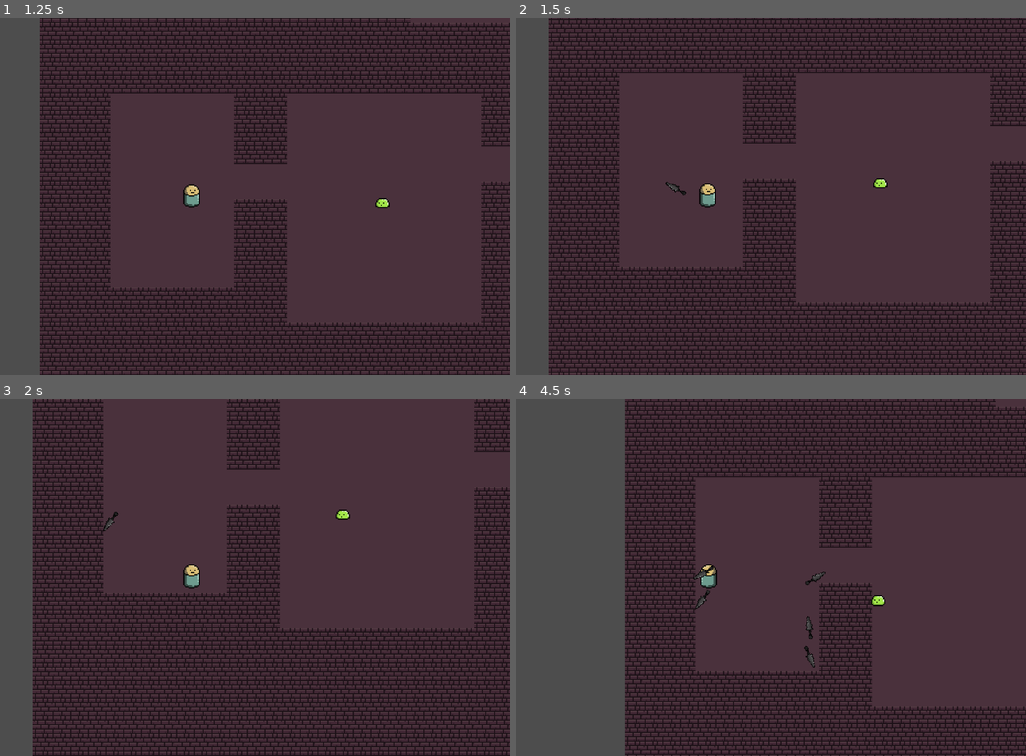
Above: before the commit, frames 1-4 (two rows, left to right).
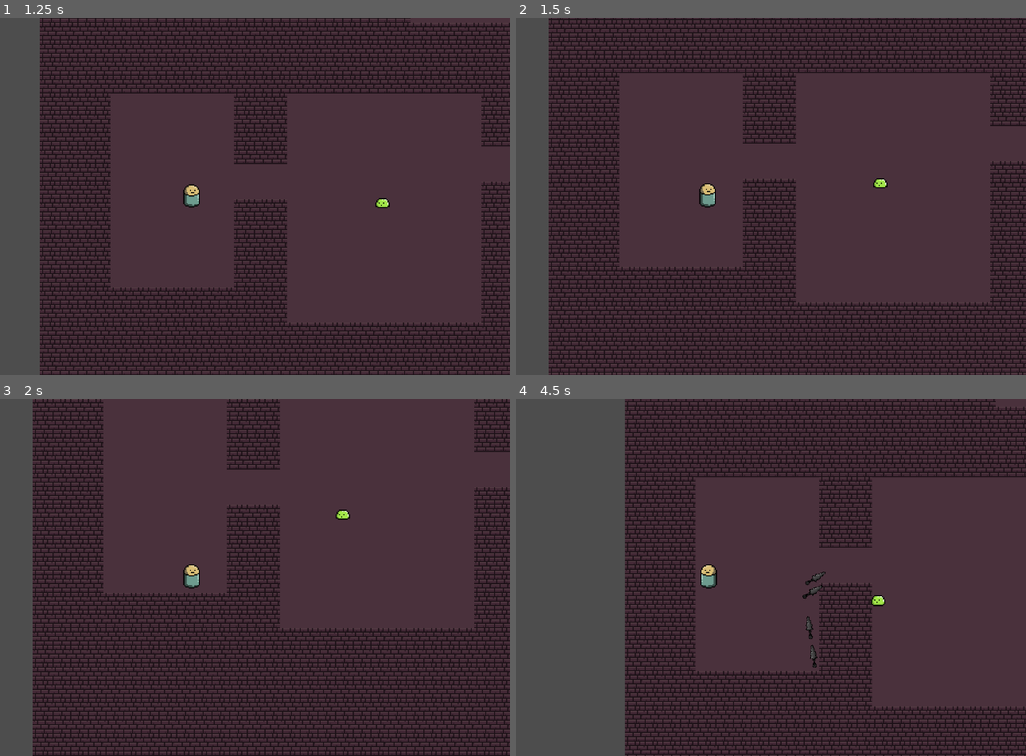
Above: after the commit, the same moments.

Repository: guywiththenose/DungeonGame
Game: Godot game, scene res://Tilemap/main.tscn
Same seed, same stepped clock (60 frames per second), same inputs: the game is played once before the commit and once after it.
Inputs (mouse positions are in pixels of both pictures, inside the frame that each line leads up to):
- Up to frame 1 (1.25 s): tap Enter at 0.5 s; move the mouse to (331, 178) at 0.52 s; hold D (right) from 0.53 s (still down); hold Space (attack) from 0.53 s (still down)
- Up to frame 2 (1.5 s): move the mouse to (582, 214) at 1.27 s; release D (right) at 1.28 s; release Space (attack) at 1.28 s; hold S (down) from 1.28 s (still down); tap Space (attack) at 1.35 s
- Up to frame 3 (2 s): keep holding S (down)
- Up to frame 4 (4.5 s): move the mouse to (771, 498) at 2.02 s; release S (down) at 2.03 s; hold D (right) 2.03-2.78 s; hold Space (attack) 2.03-2.78 s; move the mouse to (674, 648) at 2.77 s; hold W (up) 2.78-3.53 s; tap Space (attack) at 2.85, 4.35 s; move the mouse to (898, 631) at 3.52 s; hold Space (attack) 3.53-4.28 s; hold A (left) from 3.53 s (still down); move the mouse to (516, 523) at 4.27 s

Frame 1 is identical in both runs. In frame 2, less than 0.1% of the frame differs, in the area x 29-34%, y 45-50%; in frame 3, less than 0.1%; in frame 4, 0.2%, in the area x 34-61%, y 46-76%.

Commit message:
v1.16
singletons and knife qol

Diff:
--- a/Player.gd
+++ b/Player.gd
@@ -3,14 +3,16 @@
 
 var direction: Vector2 = Vector2.ZERO
 @export var speed: int = 50
+var knife_ready = false
 
 @onready var sprite = $PlayerSprite
 @onready var main = get_node('/root/Main')
 
 func _process(delta):
 	direction = Input.get_vector("left", "right", "up", "down")
-	if Input.is_action_just_pressed("attack"):
+	if Input.is_action_pressed("attack") and knife_ready == true:
 		knife()
+		knife_ready = false
 
 func _physics_process(delta):
 	velocity = direction * speed
@@ -28,3 +30,6 @@
 	knife.global_position = global_position
 	knife.rotate(global_position.direction_to(get_global_mouse_position()).angle())
 	main.add_child(knife)
+
+func _on_timer_timeout():
+	knife_ready = true
--- /dev/null
+++ b/Singletons/new_script.gd
@@ -0,0 +1,11 @@
+extends Node
+
+
+# Called when the node enters the scene tree for the first time.
+func _ready():
+	pass # Replace with function body.
+
+
+# Called every frame. 'delta' is the elapsed time since the previous frame.
+func _process(delta):
+	pass
--- a/player.tscn
+++ b/player.tscn
@@ -39,3 +39,9 @@
 sprite_frames = SubResource("SpriteFrames_sq2dd")
 autoplay = "default"
 frame_progress = 0.705093
+
+[node name="Timer" type="Timer" parent="."]
+wait_time = 0.5
+autostart = true
+
+[connection signal="timeout" from="Timer" to="." method="_on_timer_timeout"]
Not shown, added: BUILDS/BUILD 1/index.apple-touch-icon.png.import
Not shown, added: BUILDS/BUILD 1/index.icon.png.import
Not shown, added: BUILDS/BUILD 1/index.png.import
Not shown, added: BUILDS/BUILD 2/index.apple-touch-icon.png.import
Not shown, added: BUILDS/BUILD 2/index.icon.png.import
Not shown, added: BUILDS/BUILD 2/index.png.import
Not shown, changed: Tilemap/Thumbs.db
